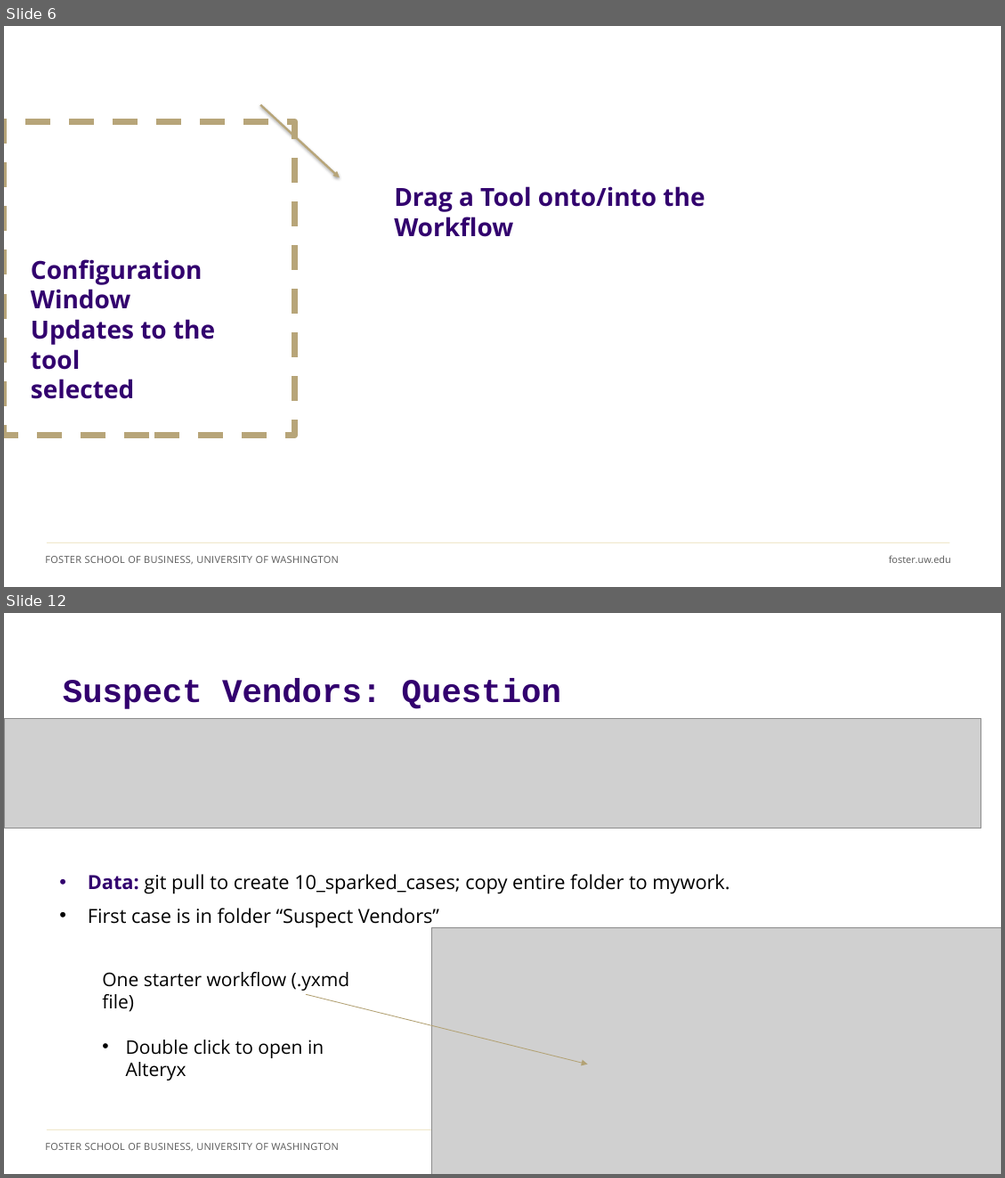
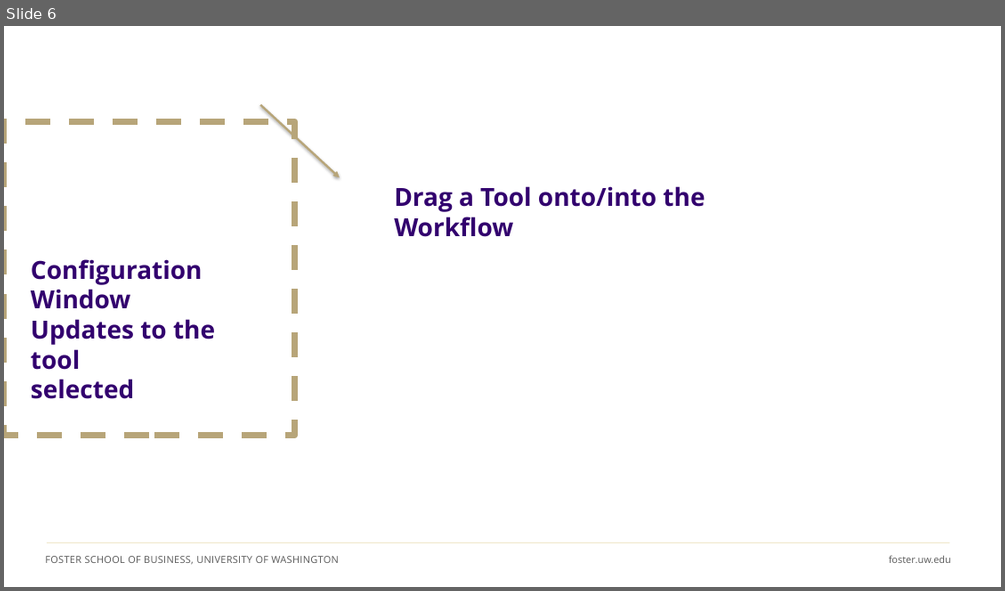
Before and after one commit to ashercurtis/slides.io, a slide deck: ACCTG320/ACCTG320Class11_2026.pptx. Shown one above the other, each under a label of ours: slides 6 and 12 before the commit, slide 6 after it; the slides between them are not shown. The pictures are 1005x1178 and 1005x591 pixels, drawn with LibreOffice and Linux fonts; fonts in the diff are those of the drawing; grey boxes stand for pictures; background and template pictures are left out. Boxes give left, top, right and bottom in pixels: in the first picture for what was removed or moved away, otherwise in the second. Text is boxed around its words. In the diff, an @@ line names an element or a change of style, - is before the commit and + after.

```diff
--- a/ACCTG320/ACCTG320Class11_2026.pptx
+++ b/ACCTG320/ACCTG320Class11_2026.pptx
@@ slide 12 removed at (4,613,1001,1174), background #FFFFFF; not listed: 2 template elements that a slide beside it also shows @@
@@ title removed at (63,678,561,709) @@
-Suspect Vendors: Question
@@ picture removed at (4,718,981,828) @@
@@ text removed at (88,874,729,928) @@
-• Data: git pull to create 10_sparked_cases; copy entire folder to mywork.
-• First case is in folder “Suspect Vendors”
@@ picture removed at (432,927,1001,1174) @@
@@ text removed at (102,972,350,1080) @@
-One starter workflow (.yxmd file)
-• Double click to open in Alteryx
@@ arrow removed from (306, 995) to (588, 1064) @@
```
Also in this commit, not shown: 7 slides changed, 3 slides added, 9 other slides removed, 1 other file.
